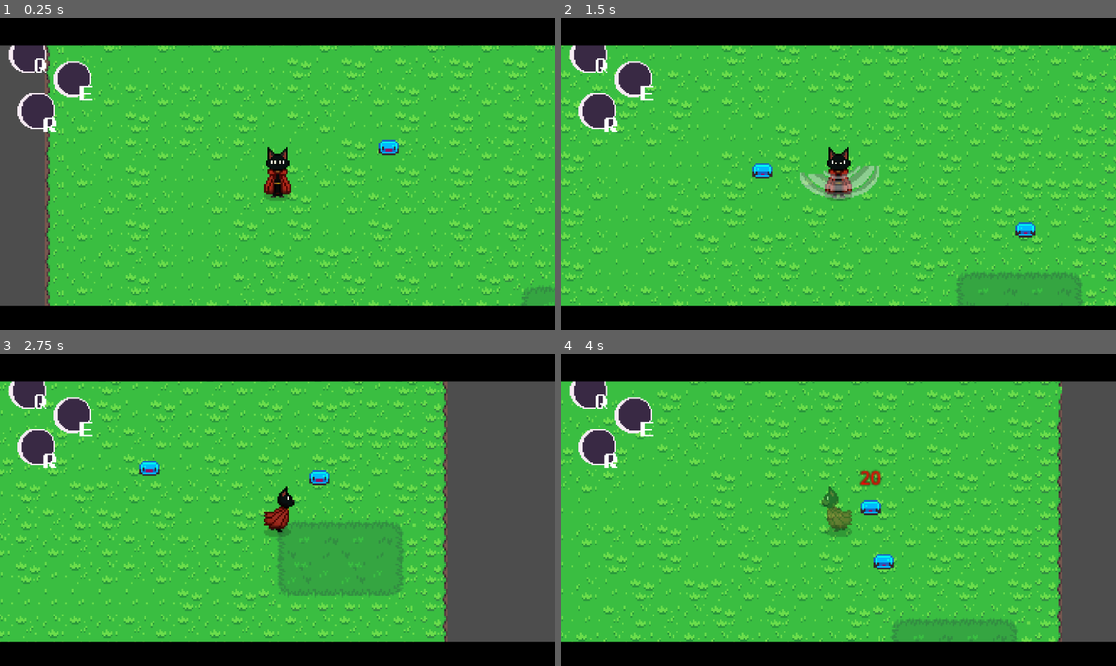
Above: before the commit, frames 1-4 (two rows, left to right).
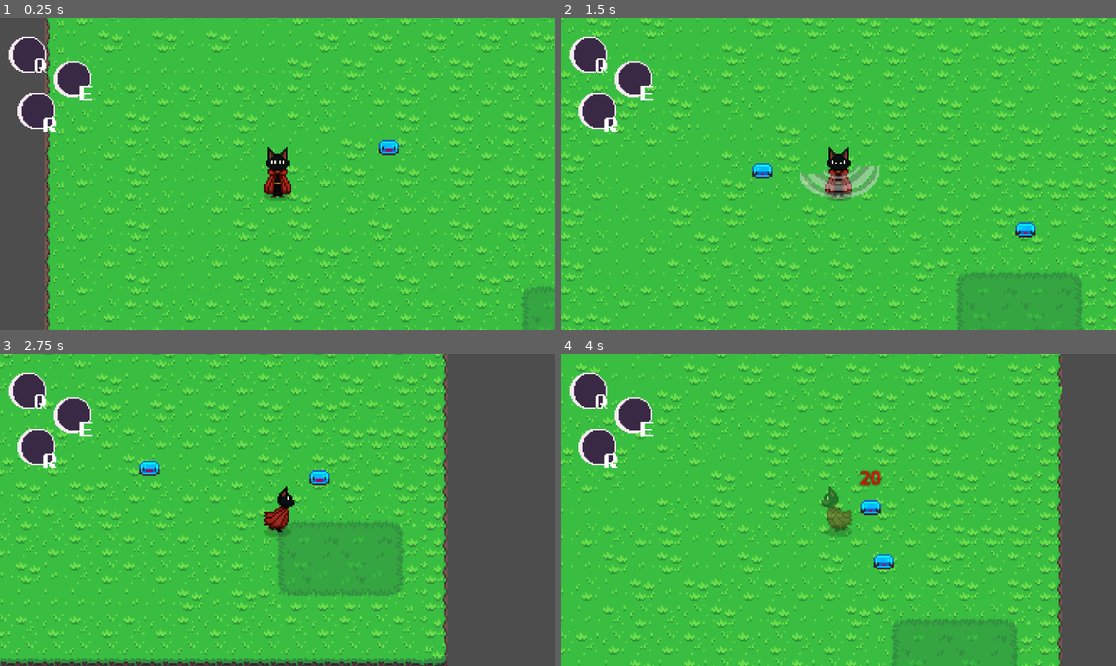
Above: after the commit, the same moments.

Repository: D4v11d/Necrocat
Game: Godot game, scene res://Scenes/main.tscn
Same seed, same stepped clock (60 frames per second), same inputs: the game is played once before the commit and once after it.
Inputs:
- Up to frame 1 (0.25 s): no input
- Up to frame 2 (1.5 s): hold D (move_right) 0.53-1.28 s; tap E (arise) at 0.6 s; hold S (move_down) from 1.28 s (still down); tap Space (attack) at 1.35 s
- Up to frame 3 (2.75 s): release S (move_down) at 2.03 s; hold D (move_right) from 2.03 s (still down); hold Q from 2.03 s (still down)
- Up to frame 4 (4 s): release D (move_right) at 2.78 s; release Q at 2.78 s; hold W (move_up) 2.78-3.53 s; tap Backspace at 2.85 s; hold A (move_left) from 3.53 s (still down); tap E (arise) at 3.6 s

The runs differ from the first frame. In frame 1, 17% of the frame differs, in the area x 0-100%, y 0-100%; in frame 2, 17%; in frame 3, 17%; in frame 4, 17%.

Commit message:
hide cinematic black lines

Diff:
--- a/Scenes/main.tscn
+++ b/Scenes/main.tscn
@@ -1322,6 +1322,7 @@
 offset_bottom = 40.0
 
 [node name="ScreenTop" type="BoxContainer" parent="CanvasLayer"]
+visible = false
 anchors_preset = 5
 anchor_left = 0.5
 anchor_right = 0.5
@@ -1337,6 +1338,7 @@
 texture = ExtResource("9_l0lmb")
 
 [node name="ScreenBottom" type="BoxContainer" parent="CanvasLayer"]
+visible = false
 anchors_preset = 7
 anchor_left = 0.5
 anchor_top = 1.0
--- a/Scenes/player.tscn
+++ b/Scenes/player.tscn
@@ -589,6 +589,21 @@
 [sub_resource type="CircleShape2D" id="CircleShape2D_6t5aa"]
 radius = 8.0
 
+[sub_resource type="Animation" id="Animation_7dp3o"]
+length = 0.001
+tracks/0/type = "value"
+tracks/0/imported = false
+tracks/0/enabled = true
+tracks/0/path = NodePath("AnimatedSprite2D:modulate")
+tracks/0/interp = 1
+tracks/0/loop_wrap = true
+tracks/0/keys = {
+"times": PackedFloat32Array(0),
+"transitions": PackedFloat32Array(1),
+"update": 0,
+"values": [Color(1, 1, 1, 1)]
+}
+
 [sub_resource type="Animation" id="Animation_ukyrk"]
 resource_name = "damage_cooldown"
 length = 0.8
@@ -605,25 +620,10 @@
 "values": [Color(1, 1, 1, 1), Color(1, 1, 1, 0.313726), Color(1, 1, 1, 1), Color(1, 1, 1, 0.313726), Color(1, 1, 1, 1)]
 }
 
-[sub_resource type="Animation" id="Animation_7dp3o"]
-length = 0.001
-tracks/0/type = "value"
-tracks/0/imported = false
-tracks/0/enabled = true
-tracks/0/path = NodePath("AnimatedSprite2D:modulate")
-tracks/0/interp = 1
-tracks/0/loop_wrap = true
-tracks/0/keys = {
-"times": PackedFloat32Array(0),
-"transitions": PackedFloat32Array(1),
-"update": 0,
-"values": [Color(1, 1, 1, 1)]
-}
-
 [sub_resource type="AnimationLibrary" id="AnimationLibrary_h4iuc"]
 _data = {
-&"RESET": SubResource("Animation_7dp3o"),
-&"damage_cooldown": SubResource("Animation_ukyrk")
+"RESET": SubResource("Animation_7dp3o"),
+"damage_cooldown": SubResource("Animation_ukyrk")
 }
 
 [node name="Player" type="CharacterBody2D"]
@@ -707,7 +707,7 @@
 
 [node name="DamageAnimationPlayer" type="AnimationPlayer" parent="."]
 libraries = {
-&"": SubResource("AnimationLibrary_h4iuc")
+"": SubResource("AnimationLibrary_h4iuc")
 }
 
 [connection signal="body_entered" from="VerticalAttackHitbox" to="." method="_on_vertical_attack_hitbox_body_entered"]
Not shown: 4 places in Scenes/main.tscn that only renumber resources
Not shown: 1 places in Scenes/player.tscn that only renumber resources
